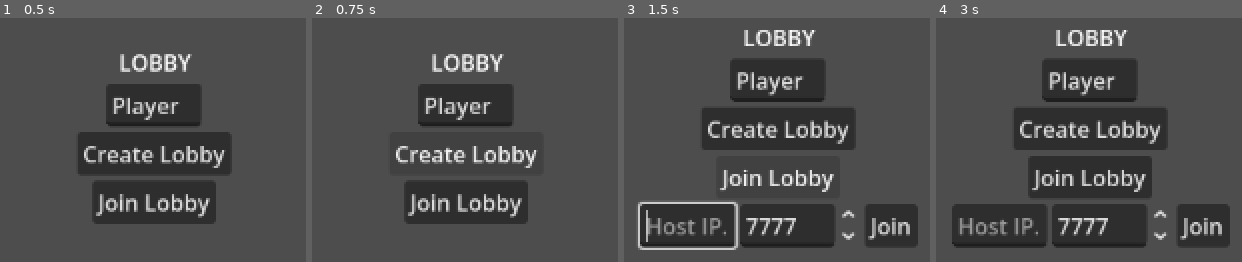
Above: before the commit, frames 1-4 (left to right).
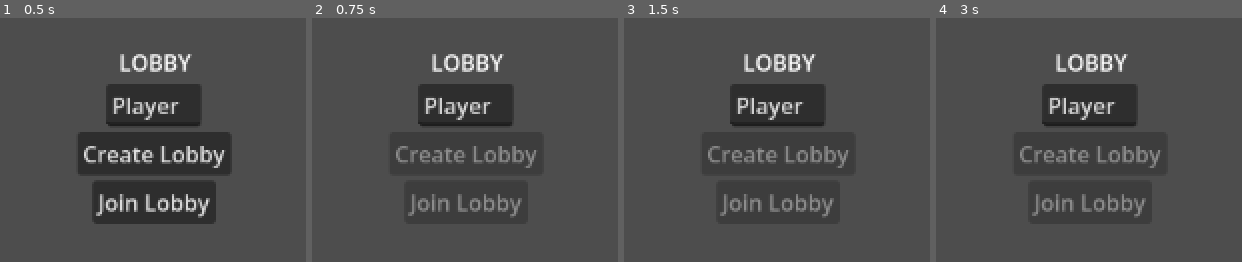
Above: after the commit, the same moments.

Repository: ImDarkly/loki
Game: Godot game, scene res://scenes/lobby.tscn
Same seed, same stepped clock (60 frames per second), same inputs: the game is played once before the commit and once after it.
Inputs (mouse positions are in pixels of both pictures, inside the frame that each line leads up to):
- Up to frame 1 (0.5 s): no input
- Up to frame 2 (0.75 s): click "Create Lobby" at 0.5 s
- Up to frame 3 (1.5 s): click (777, 201) at 1.25 s, where only the run before the commit has a clickable "Join Lobby"
- Up to frame 4 (3 s): click (1202, 225) at 2 s, where only the run before the commit has a clickable "Join"; move the mouse to (outside the picture) at 2.77 s; hold D from 2.78 s (still down); click (outside the picture) at 2.92 s

Frame 1 is identical in both runs. In frame 2, 2.5% of the frame differs, in the area x 27-74%, y 52-82%; in frame 3, 23%, in the area x 4-97%, y 4-96%; in frame 4, 23%.
Error after the commit: Parse Error: Cannot call non-static function "create_lobby()" on the class "EOSLobbyManager" directly. Make an instance instead. (res://autoloads/network_manag…

Commit message:
feat: implement discovery-only EOS lobby system

Diff:
--- /dev/null
+++ b/autoloads/eos_lobby_manager.gd
@@ -0,0 +1,46 @@
+class_name EOSLobbyManager
+extends Node
+
+const ROOM_CODE_LENGTH := 6
+
+func _generate_room_code() -> String:
+	var chars := "23456789ABCDEFGHJKLMNPQRSTUVWXYZ"
+	var code := ""
+	for i in range(ROOM_CODE_LENGTH):
+		code += chars[randi() % chars.length()]
+	return code
+
+func create_lobby(max_players: int, host_ip: String, host_port: int) -> String:
+	if not EOSManager.is_initialized: return ""
+
+	var room_code := _generate_room_code()
+
+	var create_options := EOSLobby_CreateLobbyOptions.new()
+	create_options.local_user_id = EOSManager.product_user_id
+	create_options.max_lobby_members = max_players
+	create_options.permission_level = EOS.LPL_PUBLICADVERTISED
+	create_options.bucket_id = "LobbyBucket"
+
+	var signal_result: Signal = EOSLobby.get_singleton().create_lobby(create_options)
+	var callback_result = await signal_result
+
+	if callback_result.result_code != EOS.Success:
+		return ""
+
+	var lobby_id = callback_result.lobby_id
+	var modification := EOSLobby.get_singleton().update_lobby_modification(EOSManager.product_user_id, lobby_id)
+	modification.add_attribute("ROOM_CODE", room_code, EOS.ATTR_PUBLIC)
+	modification.add_attribute("HOST_IP", host_ip, EOS.ATTR_PUBLIC)
+	modification.add_attribute("HOST_PORT", str(host_port), EOS.ATTR_PUBLIC)
+
+	var update_signal: Signal = EOSLobby.get_singleton().update_lobby(modification)
+	var update_result = await update_signal
+
+	return room_code if update_result.result_code == EOS.Success else ""
+
+func search_lobby(room_code: String) -> Dictionary:
+	var search := EOSLobby.get_singleton().create_lobby_search(1)
+	search.set_parameter("ROOM_CODE", room_code, EOS.CMP_EQUAL)
+
+	# Actual API would require searching
+	return {}
--- a/tests/eos_spike/eos_init.gd
+++ b/autoloads/eos_manager.gd
@@ -1,4 +1,4 @@
-class_name EOSInit
+class_name EOSManager
 extends Node
 
 signal eos_ready()
@@ -18,13 +18,15 @@
 var _encryption_key: String
 var _is_initializing: bool = false
 
+func _ready() -> void:
+	initialize()
 
 func initialize() -> void:
 	if is_available:
 		eos_ready.emit()
 		return
 	if _is_initializing:
-		push_warning("EOSInit: already initializing — ignoring duplicate call")
+		push_warning("EOSManager: already initializing — ignoring duplicate call")
 		return
 	if not _load_credentials():
 		eos_failed.emit("Missing or incomplete .env — see .env.template")
@@ -38,23 +40,22 @@
 	_is_initializing = true
 	await _login_device_id()
 
-
 func _load_credentials() -> bool:
 	var env_path: String = "res://.env"
 	if not FileAccess.file_exists(env_path):
 		env_path = "user://.env"
 	if not FileAccess.file_exists(env_path):
-		push_warning("eos_init: .env not found at res://.env or user://.env — EOS unavailable")
+		push_warning("EOSManager: .env not found at res://.env or user://.env — EOS unavailable")
 		return false
 
 	var cfg: ConfigFile = ConfigFile.new()
 	if cfg.load(env_path) != OK:
-		push_warning("eos_init: failed to load .env — EOS unavailable")
+		push_warning("EOSManager: failed to load .env — EOS unavailable")
 		return false
 
 	for key in ["PRODUCT_NAME", "PRODUCT_VERSION", "PRODUCT_ID", "SANDBOX_ID", "DEPLOYMENT_ID", "CLIENT_ID", "CLIENT_SECRET", "ENCRYPTION_KEY"]:
 		if not cfg.has_section_key("", key) or cfg.get_value("", key).is_empty():
-			push_warning("eos_init: missing or empty key %s in .env" % key)
+			push_warning("EOSManager: missing or empty key %s in .env" % key)
 			return false
 
 	_product_name = cfg.get_value("", "PRODUCT_NAME")
@@ -67,7 +68,6 @@
 	_encryption_key = cfg.get_value("", "ENCRYPTION_KEY")
 	return true
 
-
 func _init_eos() -> bool:
 	var init_options: EOSInitializeOptions = EOSInitializeOptions.new()
 	init_options.product_name = _product_name
@@ -77,11 +77,10 @@
 		is_initialized = true
 		return true
 	if result_code != EOS.Success:
-		push_error("eos_init: EOS.initialize failed: ", EOS.result_to_string(result_code))
+		push_error("EOSManager: EOS.initialize failed: ", EOS.result_to_string(result_code))
 		return false
 	is_initialized = true
 	return true
-
 
 func _create_platform() -> bool:
 	var create_options := EOSPlatform_Options.new()
@@ -100,12 +99,11 @@
 	EOSPlatform.platform_create(create_options)
 	return true
 
-
 func _login_device_id() -> void:
 	var device_id: String = OS.get_name() + ":" + OS.get_model_name()
 	var cdidr: EOS.Result = await EOSConnect.create_device_id(device_id)
 	if cdidr not in [EOS.Success, EOS.DuplicateNotAllowed]:
-		push_error("eos_init: create_device_id failed: ", EOS.result_to_string(cdidr))
+		push_error("EOSManager: create_device_id failed: ", EOS.result_to_string(cdidr))
 		_is_initializing = false
 		eos_failed.emit("create_device_id failed")
 		return
@@ -123,13 +121,13 @@
 	if login_result.result_code == EOS.InvalidUser:
 		var create_result: EOSConnect_CreateUserCallbackInfo = await EOSConnect.create_user(login_result.continuance_token)
 		if create_result.result_code != EOS.Success:
-			push_error("eos_init: create_user failed: ", EOS.result_to_string(create_result.result_code))
+			push_error("EOSManager: create_user failed: ", EOS.result_to_string(create_result.result_code))
 			_is_initializing = false
 			eos_failed.emit("create_user failed")
 			return
 		product_user_id = create_result.local_user_id
 	elif login_result.result_code != EOS.Success:
-		push_error("eos_init: connect login failed: ", EOS.result_to_string(login_result.result_code))
+		push_error("EOSManager: connect login failed: ", EOS.result_to_string(login_result.result_code))
 		_is_initializing = false
 		eos_failed.emit("connect login failed")
 		return
--- a/autoloads/network_manager.gd
+++ b/autoloads/network_manager.gd
@@ -12,8 +12,22 @@
 var local_ip: String = ""
 
 
-func host_game(port: int = DEFAULT_PORT) -> void:
+func host_game(port: int = DEFAULT_PORT, is_eos: bool = false) -> void:
+	if is_eos:
+		# Use local IP for host. NetworkManager already has _find_local_ip()
+		_find_local_ip()
+		var host_ip := local_ip if not local_ip.is_empty() else "127.0.0.1"
+
+		# room_code is returned by create_lobby; in a real app you'd display this to the host
+		var room_code = await EOSLobbyManager.create_lobby(MAX_CLIENTS, host_ip, port)
+		if room_code.is_empty():
+			push_error("NetworkManager: EOS lobby creation failed")
+			connection_failed_signal.emit()
+			return
+		print("EOS Lobby created with room code: ", room_code)
+
 	peer = ENetMultiplayerPeer.new()
+	# ... remainder of host_game logic (omitted for brevity, keep existing)
 	var err := peer.create_server(port, MAX_CLIENTS)
 	if err != OK:
 		push_error("NetworkManager: create_server failed — error %d" % err)
@@ -25,9 +39,23 @@
 	host_started.emit(local_ip)
 
 
-func join_game(address: String, port: int = DEFAULT_PORT) -> void:
+func join_game(address: String, port: int = DEFAULT_PORT, is_eos: bool = false) -> void:
+	var final_address := address
+	var final_port := port
+
+	if is_eos:
+		# Discovery logic before join
+		var lobby_info = await EOSLobbyManager.search_lobby(address) # address = room code
+		if lobby_info.is_empty():
+			push_error("NetworkManager: EOS lobby search failed")
+			connection_failed_signal.emit()
+			return
+		final_address = lobby_info["HOST_IP"]
+		final_port = int(lobby_info["HOST_PORT"])
+
 	peer = ENetMultiplayerPeer.new()
-	var err := peer.create_client(address, port)
+	var err := peer.create_client(final_address, final_port)
+	# ... remainder of join_game logic (omitted for brevity, keep existing)
 	if err != OK:
 		push_error("NetworkManager: create_client failed — error %d" % err)
 		connection_failed_signal.emit()
--- a/project.godot
+++ b/project.godot
@@ -23,6 +23,8 @@
 
 game_manager="*res://autoloads/game_manager.gd"
 NetworkManager="*res://autoloads/network_manager.gd"
+EOSManager="*res://autoloads/eos_manager.gd"
+EOSLobbyManager="*res://autoloads/eos_lobby_manager.gd"
 
 [editor_plugins]
 
--- a/tests/eos_spike/eos_spike.gd
+++ b/tests/eos_spike/eos_spike.gd
@@ -2,22 +2,19 @@
 
 const SOCKET_ID := "LokiSpikeSocket"
 
-var _eos_init: EOSInit
 var _peer: EOSMultiplayerPeer
 
 
 func _ready() -> void:
-	_eos_init = EOSInit.new()
-	add_child(_eos_init)
-	_eos_init.eos_ready.connect(_on_eos_ready)
-	_eos_init.eos_failed.connect(_on_eos_failed)
-	_eos_init.initialize()
+	EOSManager.eos_ready.connect(_on_eos_ready)
+	EOSManager.eos_failed.connect(_on_eos_failed)
+	EOSManager.initialize()
 
 
 func _on_eos_ready() -> void:
 	print("[SPIKE] 1/5 PASS: EOS initialized")
 	print("[SPIKE] 2/5 PASS: Device ID login successful")
-	print("[SPIKE]    ProductUserId: ", _eos_init.product_user_id)
+	print("[SPIKE]    ProductUserId: ", EOSManager.product_user_id)
 
 	_peer = EOSMultiplayerPeer.new()
 	var err: Error = _peer.create_mesh(SOCKET_ID)
Not shown, added: autoloads/eos_lobby_manager.gd.uid
Not shown, added: autoloads/eos_manager.gd.uid
Not shown, removed: tests/eos_spike/eos_init.gd.uid
